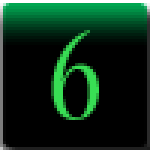
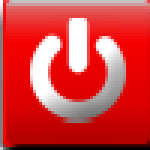
Revision of a layered 150 × 150 image; what changed, layer by layer:
showed group "Multiplier" (3 layers) over [105, 81, 144, 144]
hid group "Value" (6 layers) over [48, 30, 105, 120]
added group "Quit Button" with 3 layers above "Unused" over [30, 18, 126, 123]
added layer "Symbol" in group "Quit Button" over [30, 18, 126, 123]
